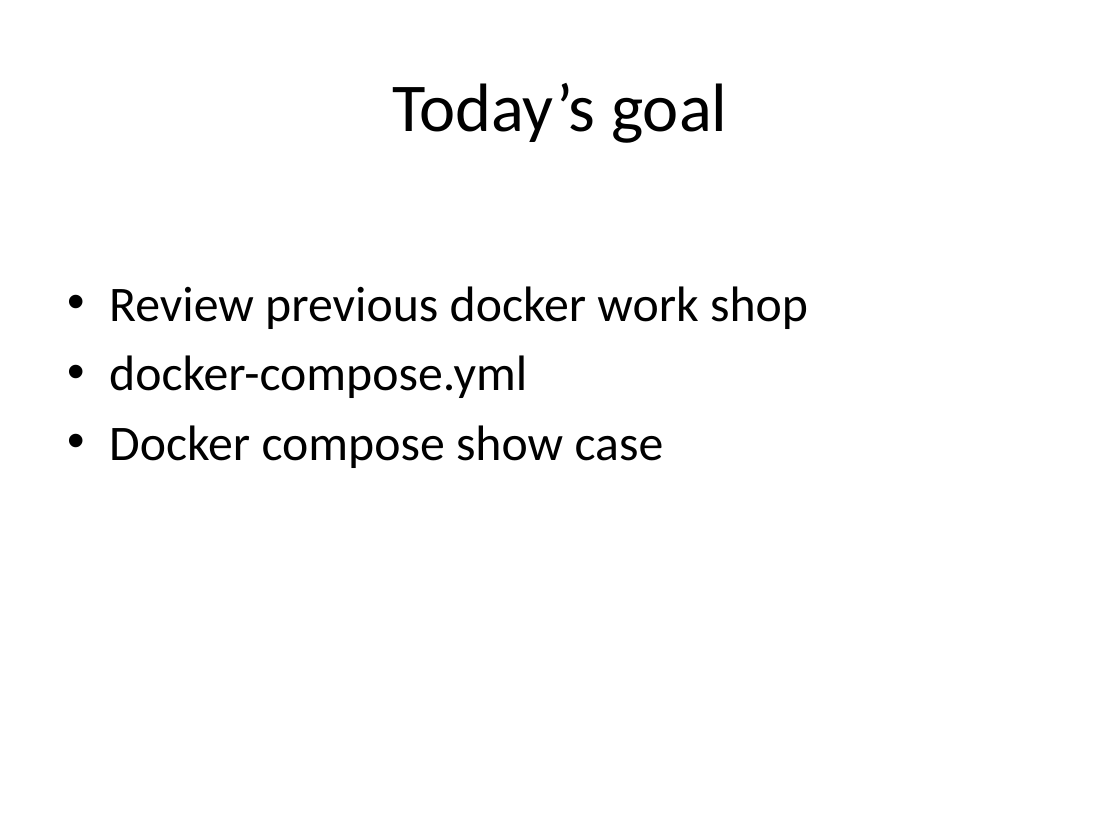
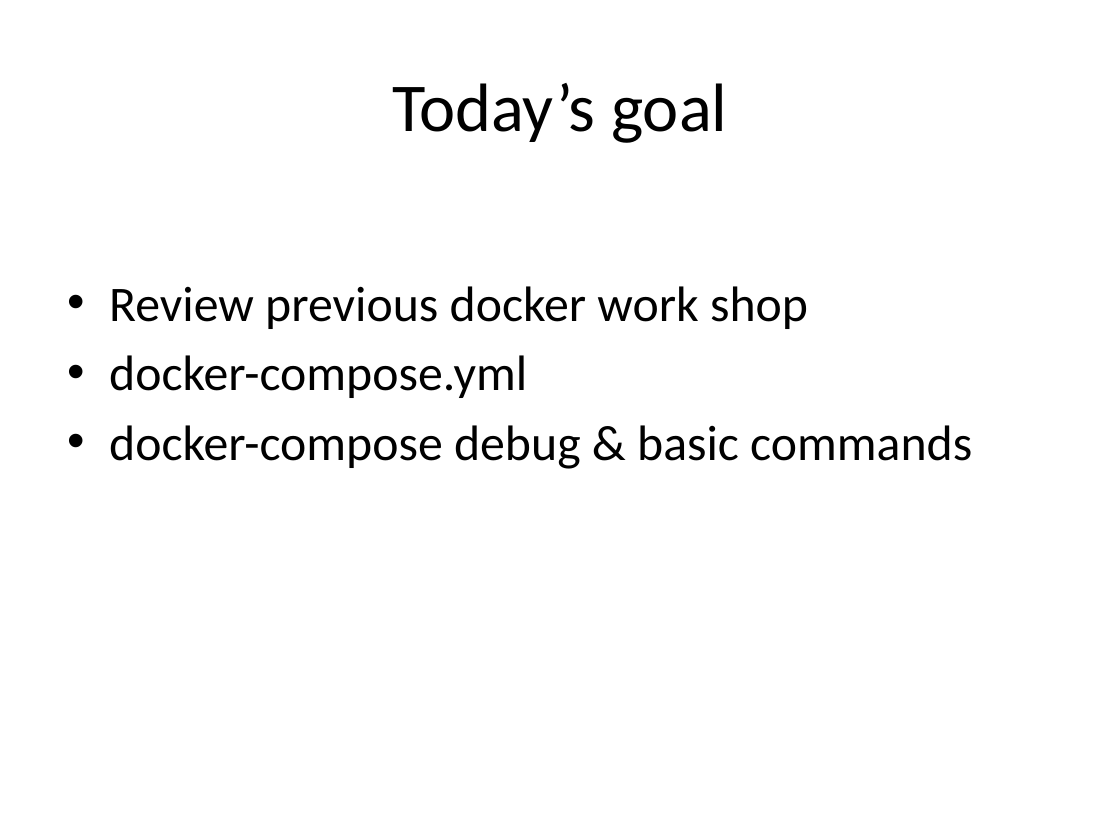
Before and after one commit to wrasdf/ddd-workshop, a slide deck: slide 3 of day-4/ddd-4.pptx. Drawn at 1120x840 pixels with LibreOffice and Linux fonts; fonts in the diff are those of the drawing. Boxes give left, top, right and bottom in pixels: in the first picture for what was removed or moved away, otherwise in the second. Text is boxed around its words. In the diff, an @@ line names an element or a change of style, - is before the commit and + after.

Commit message:
[Kerry] add a simple nginx demo for day-4 docker-compose file

```diff
--- a/day-4/ddd-4.pptx
+++ b/day-4/ddd-4.pptx
@@ text at <box>109,425,972,469</box>: text changed @@
-• Docker compose show case
+• docker-compose debug & basic commands
```
Also in this commit, not shown: 3 other slides changed, 1 other file.
